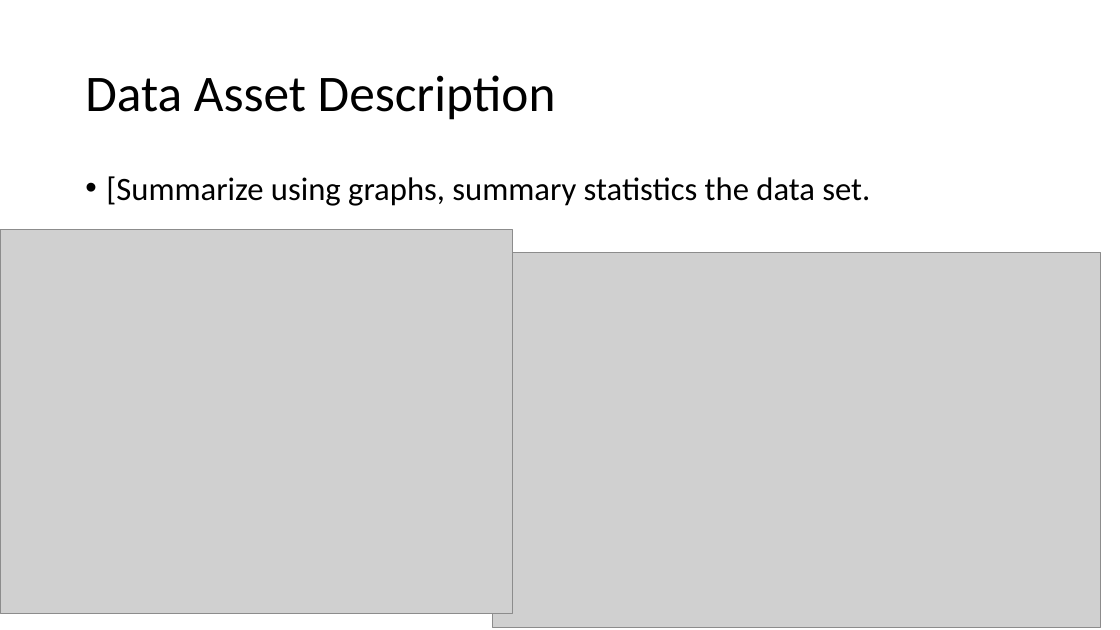
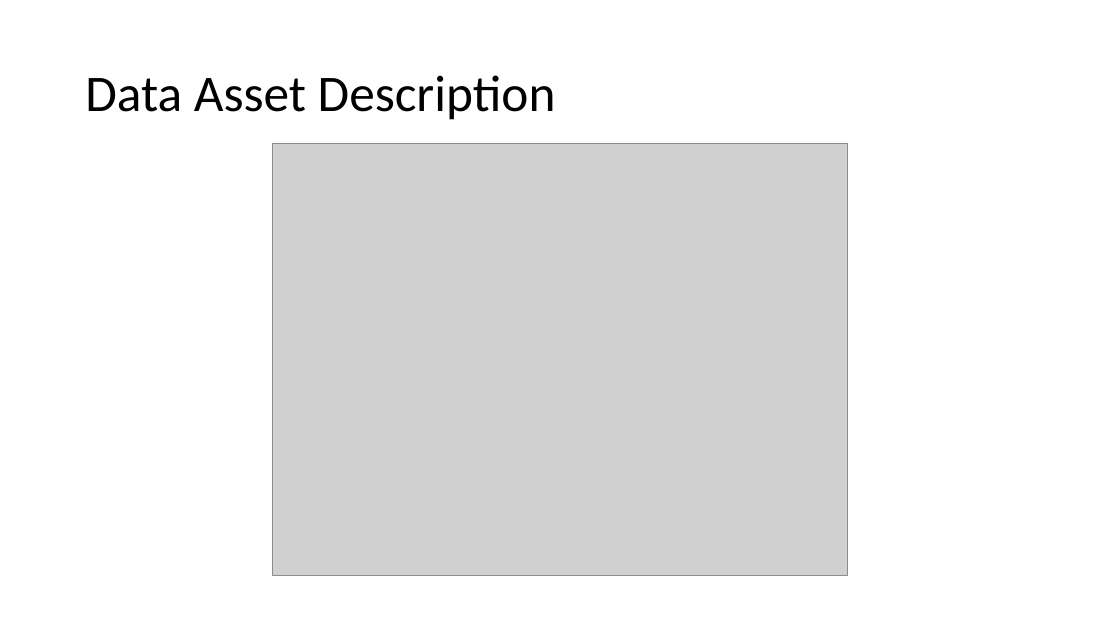
Before and after one commit to donaldsonm731/Asthma_Prediction, a slide deck: slide 5 of Mid_Semester_Pres.pptx. Drawn at 1120x630 pixels with LibreOffice and Linux fonts; fonts in the diff are those of the drawing; grey boxes stand for pictures. Boxes give left, top, right and bottom in pixels: in the first picture for what was removed or moved away, otherwise in the second. Text is boxed around its words. In the diff, an @@ line names an element or a change of style, - is before the commit and + after.

```diff
--- a/Mid_Semester_Pres.pptx
+++ b/Mid_Semester_Pres.pptx
@@ picture: place and size @@
-picture at bbox=[0, 229, 513, 613]
+picture at bbox=[272, 144, 848, 576]
@@ text removed at bbox=[106, 176, 870, 206] @@
-• [Summarize using graphs, summary statistics the data set.
@@ picture removed at bbox=[493, 252, 1102, 628] @@
```
Also in this commit, not shown: 7 other slides changed, 1 slide added, 1 slide removed.
